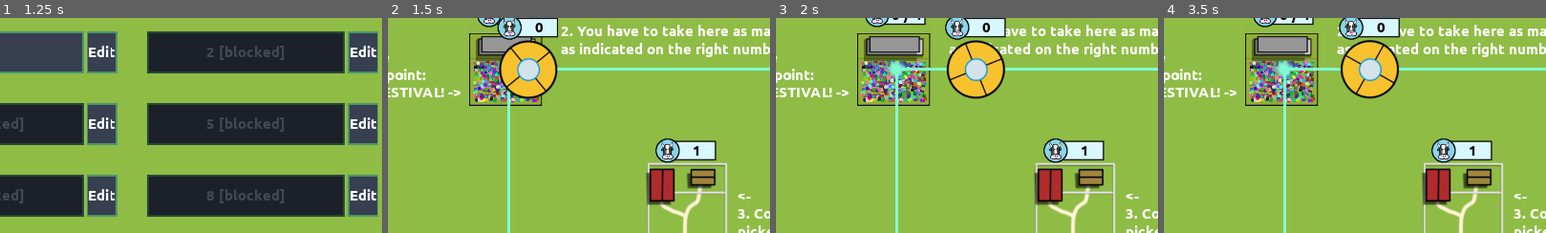
Above: before the commit, frames 1-4 (left to right).
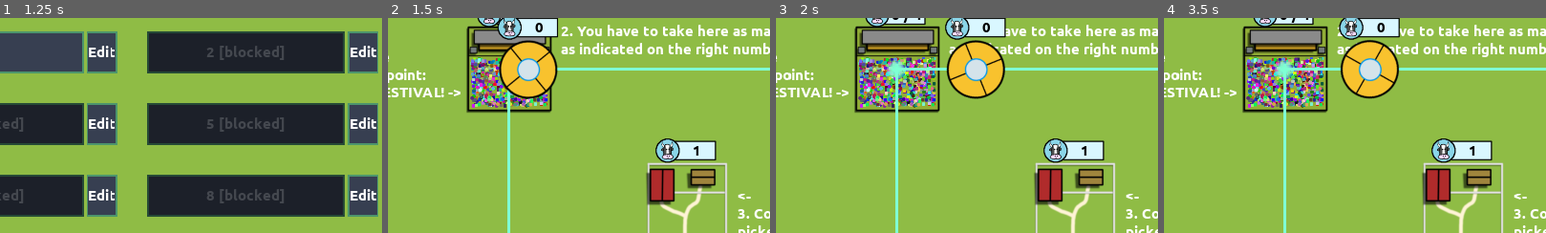
Above: after the commit, the same moments.

Repository: moisesjbc/ufo-taxi
Game: Godot game, scene res://menus/main_menu/main_menu.tscn
The game is run twice, just before and just after one commit, with the same random seed, the same clock (stepped at 60 frames per second) and the same inputs.
Inputs (mouse positions are % of the whole screen's width and height, from its top left):
- Up to frame 1 (1.25 s): click "Play" at 0.5 s
- Up to frame 2 (1.5 s): click "1" at 1.25 s
- Up to frame 3 (2 s): no input
- Up to frame 4 (3.5 s): click (4, 92) at 2 s; click (4, 92) at 2.75 s
The pictures show only the part of the screen within x 16-66%, y 9-59%; the shares and areas given below are measured in that part.

Frame 1 is identical in both runs. In frame 2, 4.5% of the frame differs, in the area x 20-43%, y 3-44%; in frame 3, 7.7%; in frame 4, 7.7%.

Commit message:
Remake Festival sprite in Gimp

Diff:
--- a/godot-project/gameplay/destination_area/destination_area.tscn
+++ b/godot-project/gameplay/destination_area/destination_area.tscn
@@ -7,7 +7,7 @@
 [ext_resource path="res://gameplay/crowd/crowd.tscn" type="PackedScene" id=5]
 
 [sub_resource type="RectangleShape2D" id=1]
-extents = Vector2( 65, 59.5 )
+extents = Vector2( 69.2026, 69.1051 )
 
 [node name="destination_area" type="Area2D"]
 script = ExtResource( 2 )
@@ -16,7 +16,7 @@
 texture = ExtResource( 1 )
 
 [node name="collision_shape" type="CollisionShape2D" parent="."]
-position = Vector2( -0.5, -1 )
+position = Vector2( 2.27795, -1.7937 )
 shape = SubResource( 1 )
 
 [node name="passengers_label" parent="." instance=ExtResource( 3 )]
@@ -29,7 +29,8 @@
 bus = "SFX"
 
 [node name="crowd" parent="." instance=ExtResource( 5 )]
-position = Vector2( -55.1622, -11.5087 )
-width = 105
-height = 65
+position = Vector2( -59.9244, -17.8583 )
+n_cows = 700
+width = 125
+height = 80
 [connection signal="body_entered" from="." to="." method="_on_destination_area_body_entered"]
Binary file changed: godot-project/gameplay/destination_area/festival.png
Not shown, removed: design/festival.xcf
Not shown, added: design/festival/festival.png
Not shown, added: design/festival/festival.xcf
Not shown, changed: scripts/instantiate_images.sh
